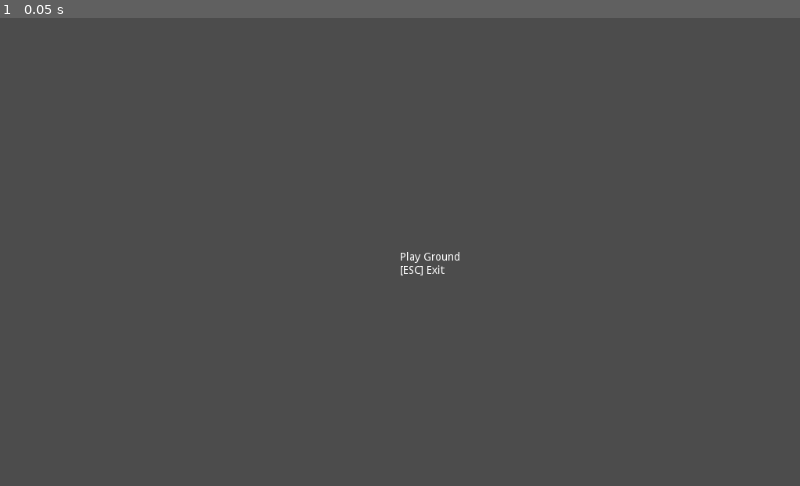
Above: before the commit, frame 1.
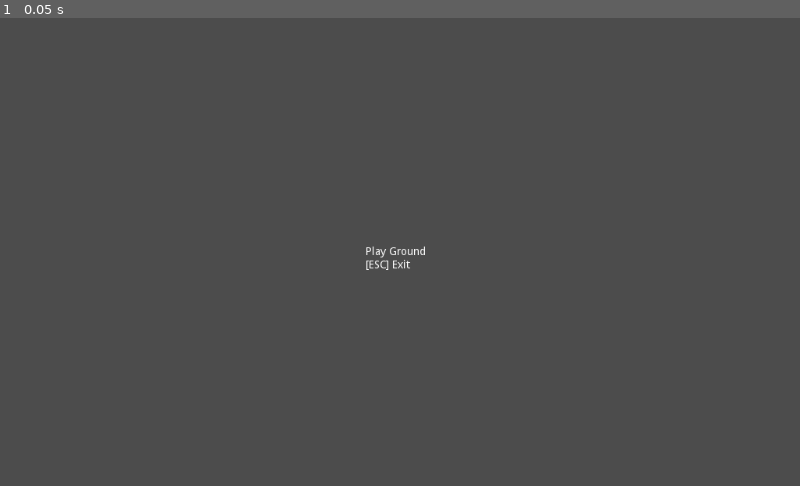
Above: after the commit, the same moment.

Repository: R2Road/godot_playground
Game: Godot game, scene res://PlayGround.tscn
Same seed, same stepped clock (60 frames per second), same inputs: the game is played once before the commit and once after it.
Inputs:
- Up to frame 1 (0.05 s): no input

The runs differ from the first frame. In frame 1, 0.2% of the frame differs, in the area x 45-58%, y 48-56%.

Commit message:
set_position

Diff:
--- a/2d_ground/PlayGround.gd
+++ b/2d_ground/PlayGround.gd
@@ -8,3 +8,8 @@
 func _ready():
 	var summury_node = get_node( "Summury" )
 	summury_node.text = title_string
+
+	summury_node.set_position(
+		summury_node.get_position()
+		- Vector2( summury_node.rect_size.x * 0.5, summury_node.rect_size.y * 0.5 )
+	)
